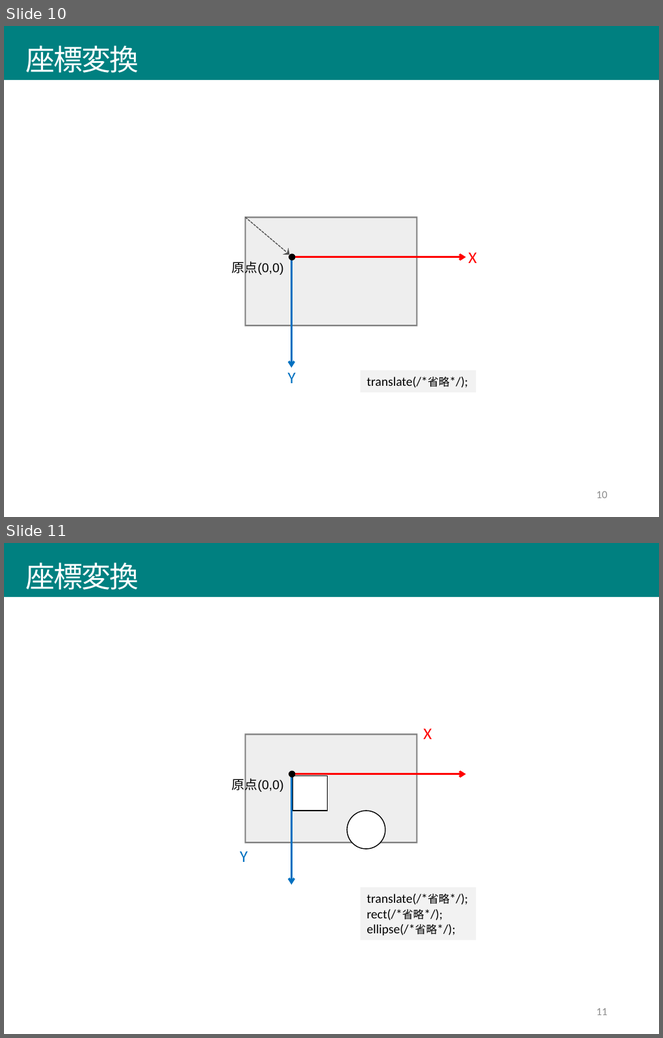
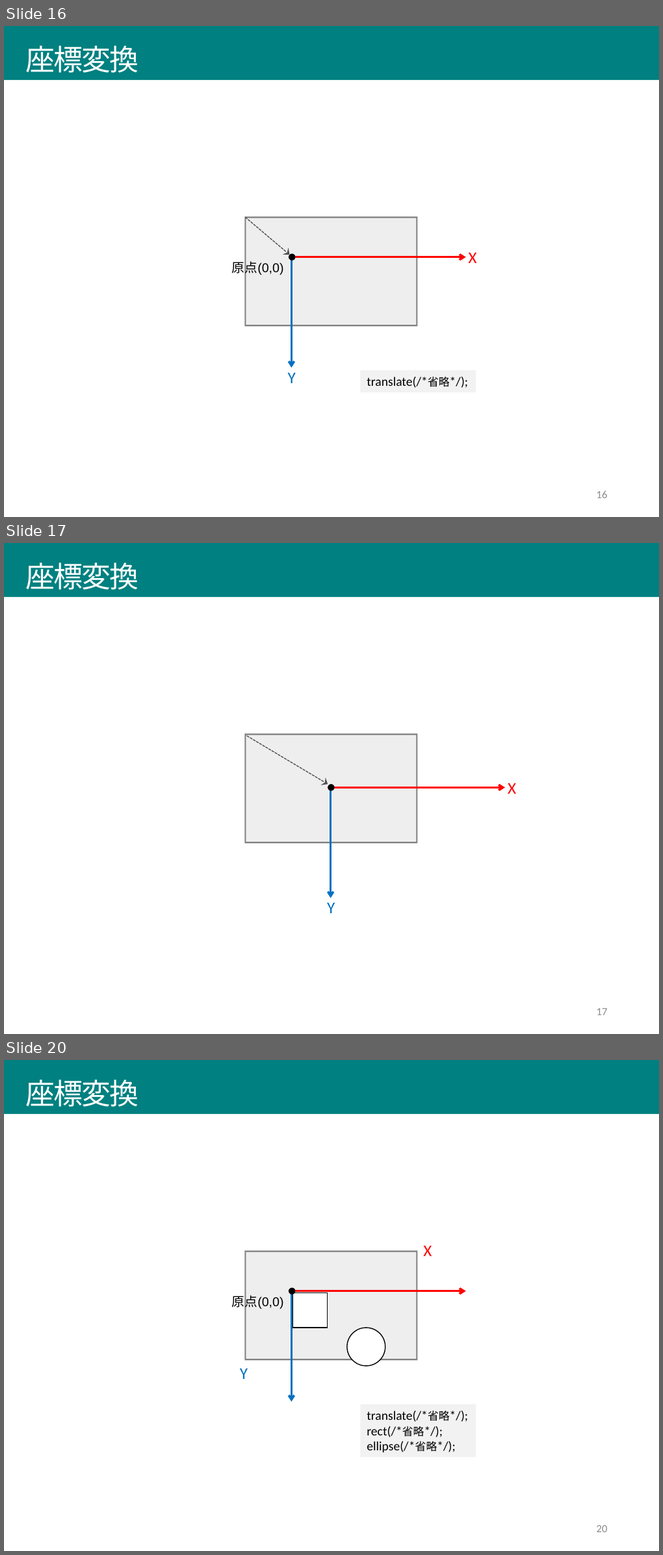
Before and after one commit to afukushimagit/afukushimagit.github.io, a slide deck: images/transform/図素材.pptx. Shown one above the other, each under a label of ours: slides 10 and 11 before the commit, slides 16, 17 and 20 after it; the slides between them are not shown. The pictures are 663x1038 and 663x1555 pixels, drawn with LibreOffice and Linux fonts; fonts in the diff are those of the drawing. Boxes give left, top, right and bottom in pixels: in the first picture for what was removed or moved away, otherwise in the second. Text is boxed around its words. In the diff, an @@ line names an element or a change of style, - is before the commit and + after.

```diff
--- a/images/transform/図素材.pptx
+++ b/images/transform/図素材.pptx
@@ slide 17 added at (x1=4, y1=543, x2=659, y2=1034), background #FFFFFF @@
@@ title added at (x1=4, y1=543, x2=659, y2=597), fill #008080, 32 pt, text #FFFFFF @@
+座標変換
@@ rectangle added at (x1=245, y1=734, x2=417, y2=843), fill #E7E7E7 at 70% opacity, outline #333333 1.5 pt @@
@@ arrow added from (246, 735) to (328, 784), #525252 1 pt dashed @@
@@ arrow added from (328, 787) to (505, 787), #FF0000 2.25 pt @@
@@ ellipse added at (x1=328, y1=784, x2=334, y2=791), fill #000000 @@
@@ arrow added from (331, 787) to (331, 898), #0070C0 2.25 pt @@
@@ text added at (x1=508, y1=783, x2=516, y2=794), 18 pt, text #FF0000 @@
+X
@@ text added at (x1=327, y1=902, x2=335, y2=913), 18 pt, text #0070C0 @@
+Y
@@ page number added at (x1=597, y1=1008, x2=608, y2=1016), 12 pt, text #8C8C8C @@
+17
@@ what was slide 10 is now slide 16 @@
@@ page number at (x1=597, y1=491, x2=608, y2=499): text changed @@
-10
+16
@@ what was slide 11 is now slide 20 @@
@@ page number at (x1=597, y1=1525, x2=608, y2=1533): text changed @@
-11
+20
```
Also in this commit, not shown: 3 slides changed, 9 other slides added, 39 other files.
